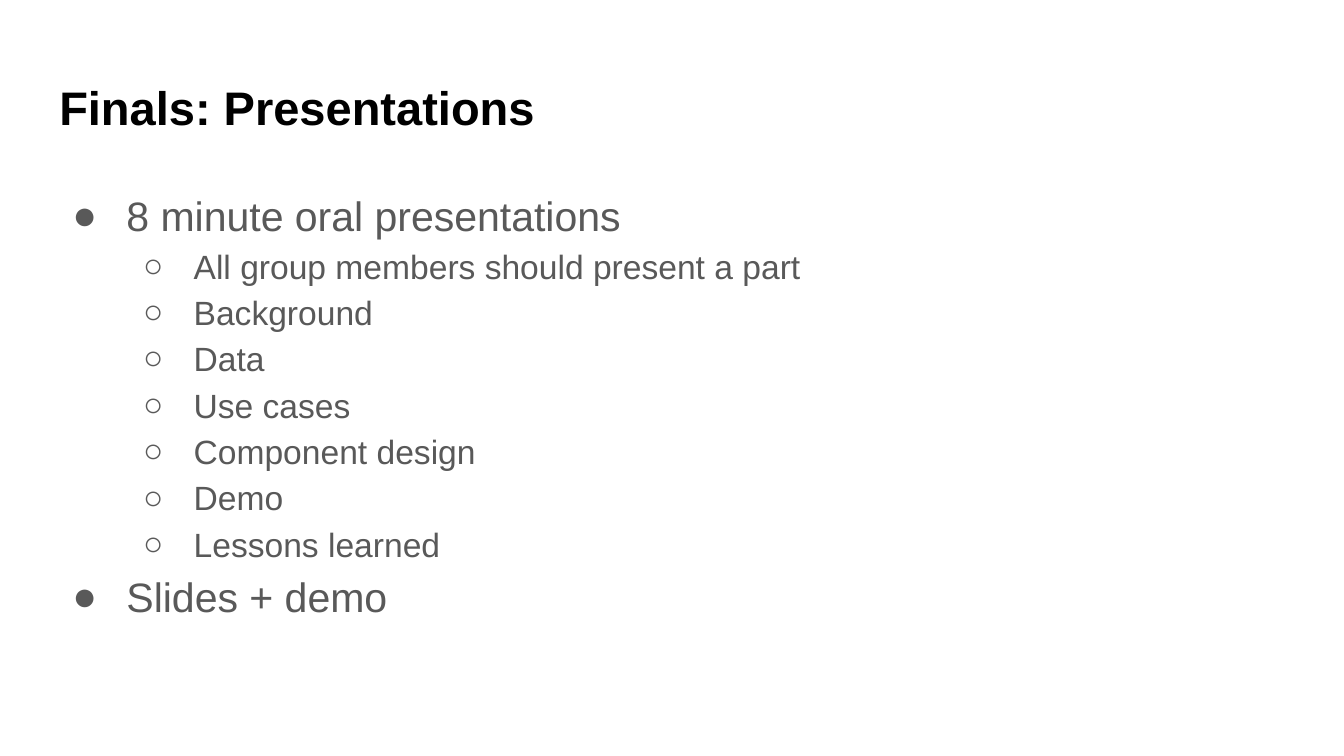
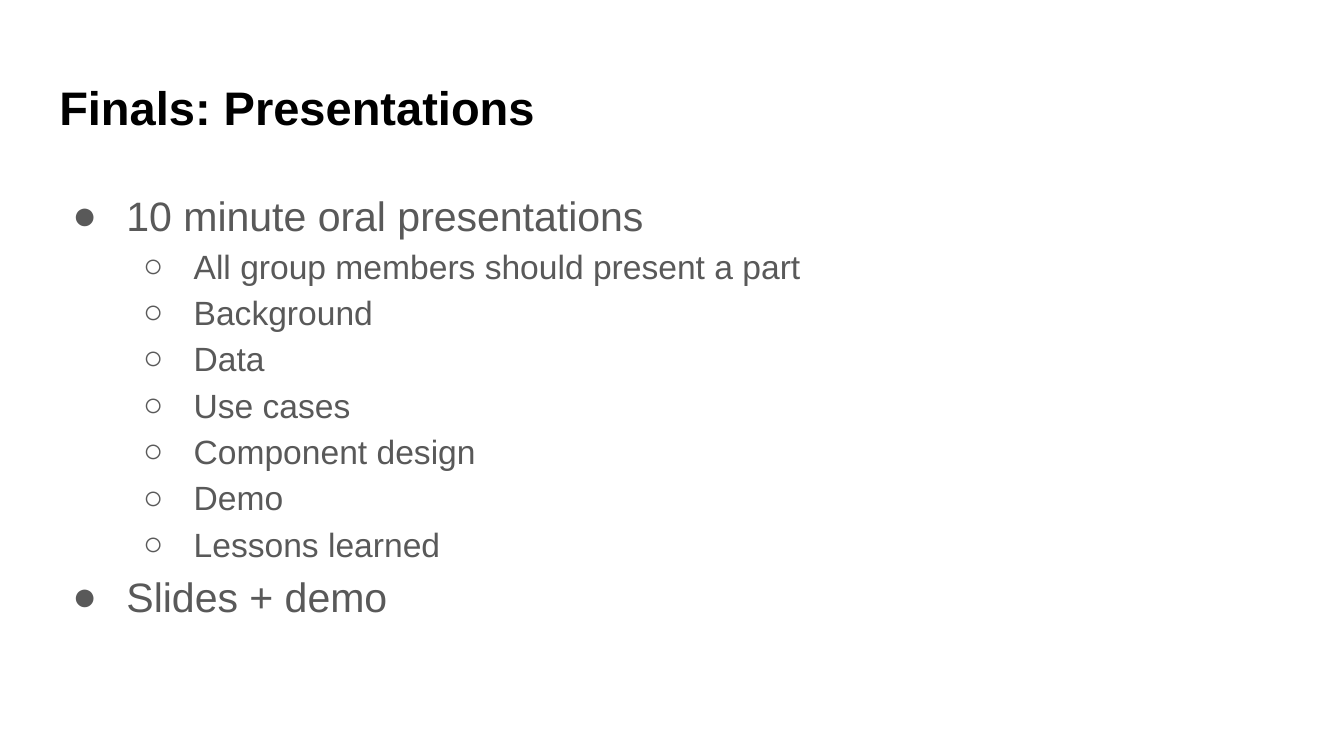
Before and after one commit to UWDATA515/lecture-materials, a slide deck: slide 16 of 03/DATA515_03_Project.pptx (slide 15 before the commit). Drawn at 1344x756 pixels with LibreOffice and Linux fonts; fonts in the diff are those of the drawing; background and template pictures are left out. Boxes give left, top, right and bottom in pixels: in the first picture for what was removed or moved away, otherwise in the second. Text is boxed around its words. In the diff, an @@ line names an element or a change of style, - is before the commit and + after.

```diff
--- a/03/DATA515_03_Project.pptx
+++ b/03/DATA515_03_Project.pptx
@@ text at box(126, 201, 643, 239): text changed @@
-● 8 minute oral presentations
+● 10 minute oral presentations
```
Also in this commit, not shown: 9 other slides changed, 2 slides added, 5 other files.
